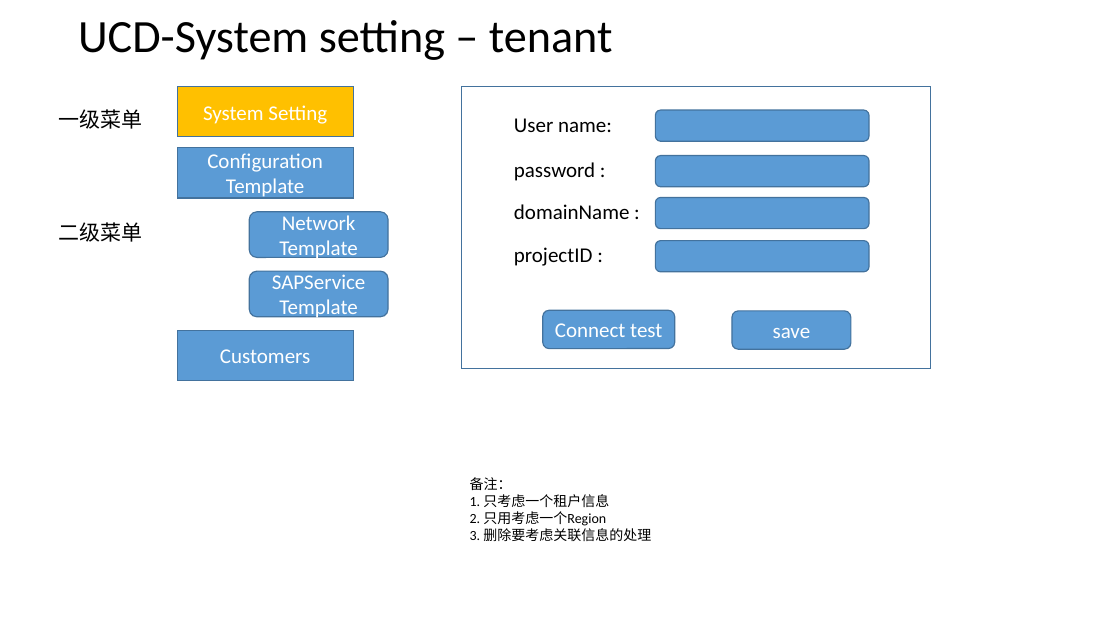
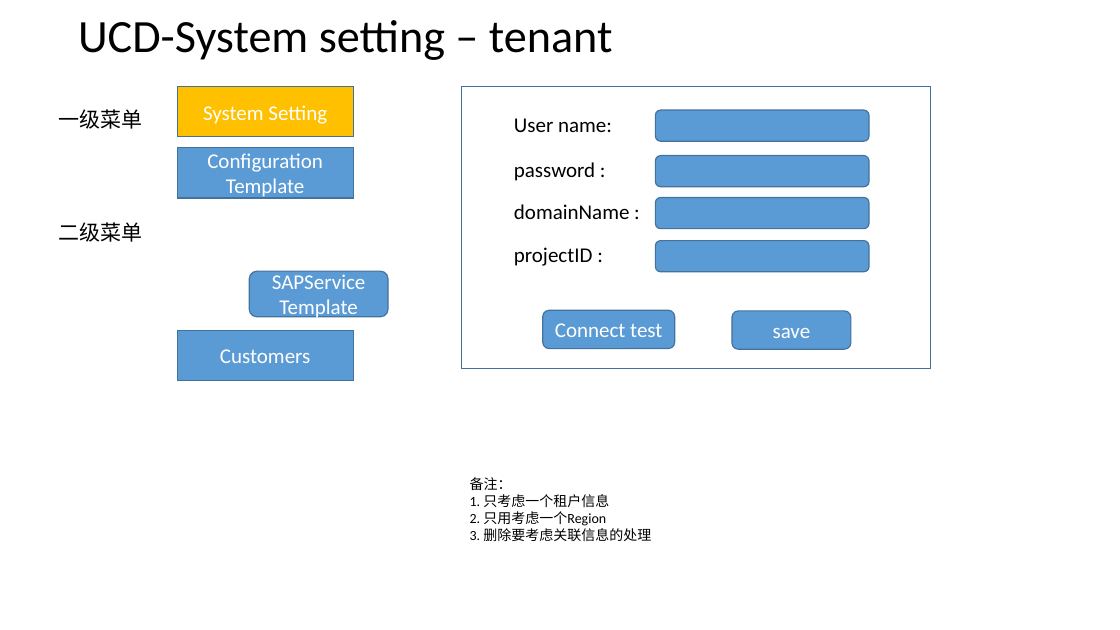
Before and after one commit to otcdevgroup/ManagementService, a slide deck: slide 1 of demo/OTC SAP Management Service UCD & CMDB.pptx. Drawn at 1120x630 pixels with LibreOffice and Linux fonts; fonts in the diff are those of the drawing. Boxes give left, top, right and bottom in pixels: in the first picture for what was removed or moved away, otherwise in the second. Text is boxed around its words. In the diff, an @@ line names an element or a change of style, - is before the commit and + after.

```diff
--- a/demo/OTC SAP Management Service UCD & CMDB.pptx
+++ b/demo/OTC SAP Management Service UCD & CMDB.pptx
@@ rounded rectangle removed at [250,212,388,257] @@
-Network Template
```
Also in this commit, not shown: 8 other slides changed, 1 slide added, 7 slides removed, 2 other files.
